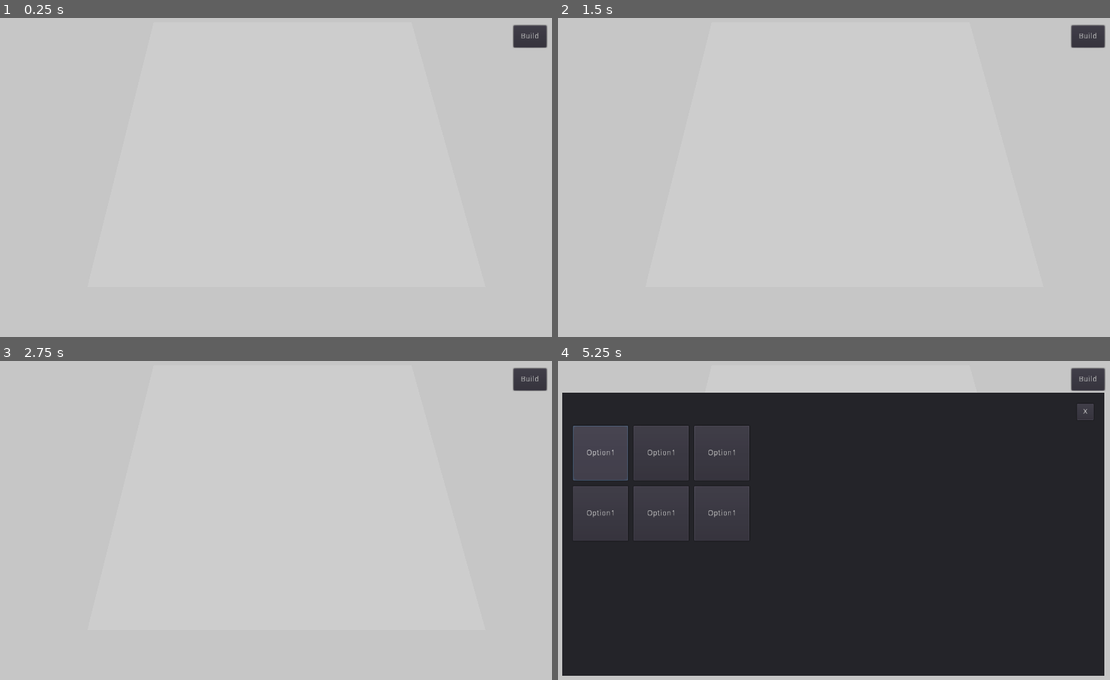
Above: before the commit, frames 1-4 (two rows, left to right).
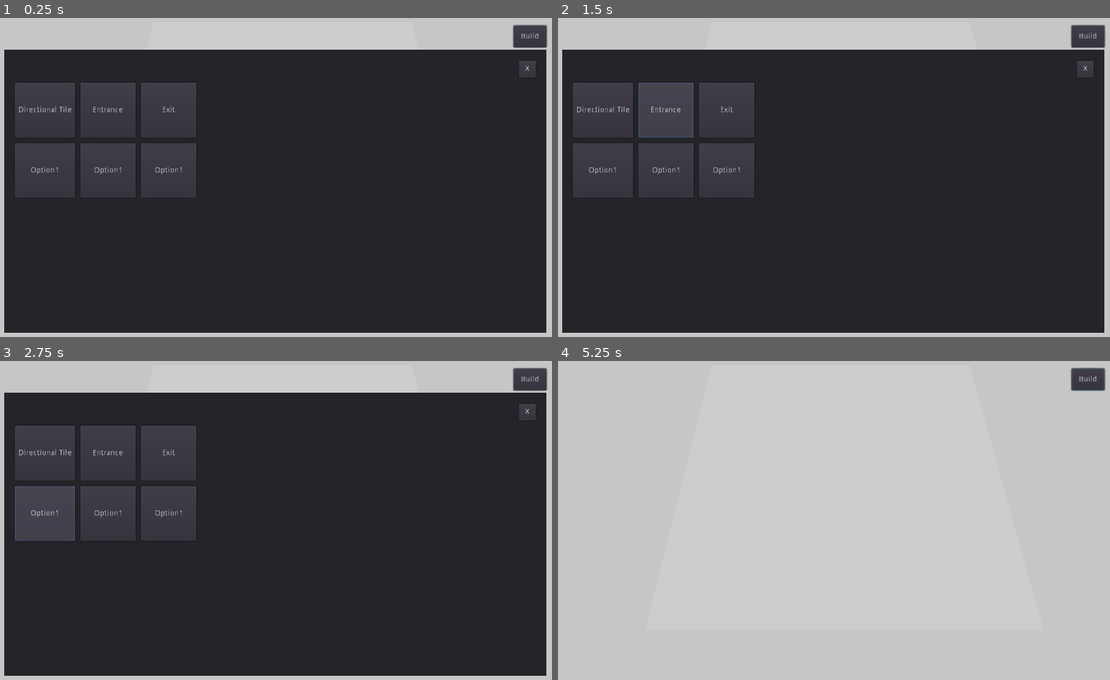
Above: after the commit, the same moments.

Repository: jamiebuckley/refactor-godot
Game: Godot game, scene res://Main.tscn
Same seed, same stepped clock (60 frames per second), same inputs: the game is played once before the commit and once after it.
Inputs (mouse positions are in pixels of both pictures, inside the frame that each line leads up to):
- Up to frame 1 (0.25 s): no input
- Up to frame 2 (1.5 s): click (602, 110) at 0.5 s, where only the run after the commit has a clickable "Directional Tile"; click (668, 110) at 1.25 s, where only the run after the commit has a clickable "Entrance"
- Up to frame 3 (2.75 s): click (44, 514) at 2 s, where only the run after the commit has a clickable "Option1"
- Up to frame 4 (5.25 s): click (668, 514) at 2.75 s, where only the run after the commit has a clickable "Option1"; click (729, 514) at 3.5 s, where only the run after the commit has a clickable "Option1"; click "Build" at 4.25 s; click (602, 453) at 5 s, where only the run before the commit has a clickable "Option1"

The runs differ from the first frame. In frame 1, 87% of the frame differs, in the area x 0-99%, y 9-99%; in frame 2, 87%; in frame 3, 87%; in frame 4, 87%, in the area x 0-99%, y 2-99%.

Commit message:
Add build option enum and set value when build option button selected

Diff:
--- a/Main.gd
+++ b/Main.gd
@@ -1,16 +1,39 @@
 extends Spatial
 
+var BuildOptionType = preload("res://Scripts/BuildOption.gd").BuildOptionType
+
 var TILE_SIZE = 1
-
 var pickerScene = preload("res://Picker.tscn")
 var picker: Spatial;
+var buildOption;
 
 # Called when the node enters the scene tree for the first time.
 func _ready():
 	picker = pickerScene.instance()
 	add_child(picker)
+	for button in $UI.get_tree().get_nodes_in_group("BuildOptionButton"):
+		button.connect("pressed", self, "_on_build_option_button_press", [button])
 
 func _process(delta):
+	_place_picker()
+
+func _unhandled_input(event):
+	if event is InputEventMouseButton:
+		_handleMouseClick()
+
+func _handleMouseClick():
+	print_debug("Clicked")
+	pass
+
+func _on_build_option_button_press(button):
+	if button.name == "BOptDirectionalTileButton":
+		buildOption = BuildOptionType.DIRECTIONAL_TILE
+	elif button.name == "BOptEntranceButton":
+		buildOption = BuildOptionType.ENTRANCE
+	elif button.name == "BOptExitButton":
+		buildOption = BuildOptionType.EXIT
+
+func _place_picker():
 	var mousePos = get_viewport().get_mouse_position()
 	var ray_from = $Camera.project_ray_origin(mousePos)
 	var ray_to = ray_from + $Camera.project_ray_normal(mousePos) * 200
--- a/Main.tscn
+++ b/Main.tscn
@@ -20,11 +20,13 @@
 script = ExtResource( 1 )
 
 [node name="MeshInstance" type="MeshInstance" parent="."]
+editor/display_folded = true
 transform = Transform( 10, 0, 0, 0, -4.37114e-07, 1, 0, -10, -4.37114e-08, 0, 0, 0 )
 mesh = SubResource( 1 )
 material/0 = SubResource( 4 )
 
 [node name="Area" type="Area" parent="MeshInstance"]
+editor/display_folded = true
 
 [node name="CollisionShape" type="CollisionShape" parent="MeshInstance/Area"]
 transform = Transform( 1, 0, 0, 0, 1, -4.44089e-16, 0, 0, 1, 0, 0, 0 )
--- /dev/null
+++ b/Scripts/BuildOption.gd
@@ -0,0 +1,5 @@
+enum BuildOptionType {
+	DIRECTIONAL_TILE,
+	ENTRANCE,
+	EXIT
+}
--- a/UI.tscn
+++ b/UI.tscn
@@ -10,6 +10,7 @@
 [node name="MarginContainer" type="MarginContainer"]
 anchor_right = 1.0
 anchor_bottom = 1.0
+mouse_filter = 2
 size_flags_horizontal = 2
 custom_constants/margin_right = 20
 custom_constants/margin_top = 20
@@ -21,6 +22,7 @@
 margin_top = 20.0
 margin_right = 1004.0
 margin_bottom = 580.0
+mouse_filter = 2
 
 [node name="HBoxContainer" type="HBoxContainer" parent="VBoxContainer"]
 editor/display_folded = true
@@ -39,8 +41,6 @@
 script = ExtResource( 1 )
 
 [node name="BuildModal" type="HBoxContainer" parent="VBoxContainer"]
-editor/display_folded = true
-visible = false
 margin_top = 44.0
 margin_right = 984.0
 margin_bottom = 560.0
@@ -94,45 +94,57 @@
 custom_constants/hseparation = 10
 columns = 3
 
-[node name="Button" type="Button" parent="VBoxContainer/BuildModal/Panel/MarginContainer/VBoxContainer/GridContainer"]
-margin_right = 100.0
+[node name="BOptDirectionalTileButton" type="Button" parent="VBoxContainer/BuildModal/Panel/MarginContainer/VBoxContainer/GridContainer" groups=[
+"BuildOptionButton",
+]]
+margin_right = 109.0
 margin_bottom = 100.0
 rect_min_size = Vector2( 100, 100 )
-text = "Option1"
+text = "Directional Tile"
 
-[node name="Button4" type="Button" parent="VBoxContainer/BuildModal/Panel/MarginContainer/VBoxContainer/GridContainer"]
-margin_left = 110.0
-margin_right = 210.0
+[node name="BOptEntranceButton" type="Button" parent="VBoxContainer/BuildModal/Panel/MarginContainer/VBoxContainer/GridContainer" groups=[
+"BuildOptionButton",
+]]
+margin_left = 119.0
+margin_right = 219.0
 margin_bottom = 100.0
 rect_min_size = Vector2( 100, 100 )
-text = "Option1"
+text = "Entrance"
 
-[node name="Button2" type="Button" parent="VBoxContainer/BuildModal/Panel/MarginContainer/VBoxContainer/GridContainer"]
-margin_left = 220.0
-margin_right = 320.0
+[node name="BOptExitButton" type="Button" parent="VBoxContainer/BuildModal/Panel/MarginContainer/VBoxContainer/GridContainer" groups=[
+"BuildOptionButton",
+]]
+margin_left = 229.0
+margin_right = 329.0
 margin_bottom = 100.0
 rect_min_size = Vector2( 100, 100 )
-text = "Option1"
+text = "Exit"
 
-[node name="Button6" type="Button" parent="VBoxContainer/BuildModal/Panel/MarginContainer/VBoxContainer/GridContainer"]
+[node name="Button6" type="Button" parent="VBoxContainer/BuildModal/Panel/MarginContainer/VBoxContainer/GridContainer" groups=[
+"BuildOptionButton",
+]]
 margin_top = 110.0
-margin_right = 100.0
+margin_right = 109.0
 margin_bottom = 210.0
 rect_min_size = Vector2( 100, 100 )
 text = "Option1"
 
-[node name="Button3" type="Button" parent="VBoxContainer/BuildModal/Panel/MarginContainer/VBoxContainer/GridContainer"]
-margin_left = 110.0
+[node name="Button3" type="Button" parent="VBoxContainer/BuildModal/Panel/MarginContainer/VBoxContainer/GridContainer" groups=[
+"BuildOptionButton",
+]]
+margin_left = 119.0
 margin_top = 110.0
-margin_right = 210.0
+margin_right = 219.0
 margin_bottom = 210.0
 rect_min_size = Vector2( 100, 100 )
 text = "Option1"
 
-[node name="Button5" type="Button" parent="VBoxContainer/BuildModal/Panel/MarginContainer/VBoxContainer/GridContainer"]
-margin_left = 220.0
+[node name="Button5" type="Button" parent="VBoxContainer/BuildModal/Panel/MarginContainer/VBoxContainer/GridContainer" groups=[
+"BuildOptionButton",
+]]
+margin_left = 229.0
 margin_top = 110.0
-margin_right = 320.0
+margin_right = 329.0
 margin_bottom = 210.0
 rect_min_size = Vector2( 100, 100 )
 text = "Option1"
